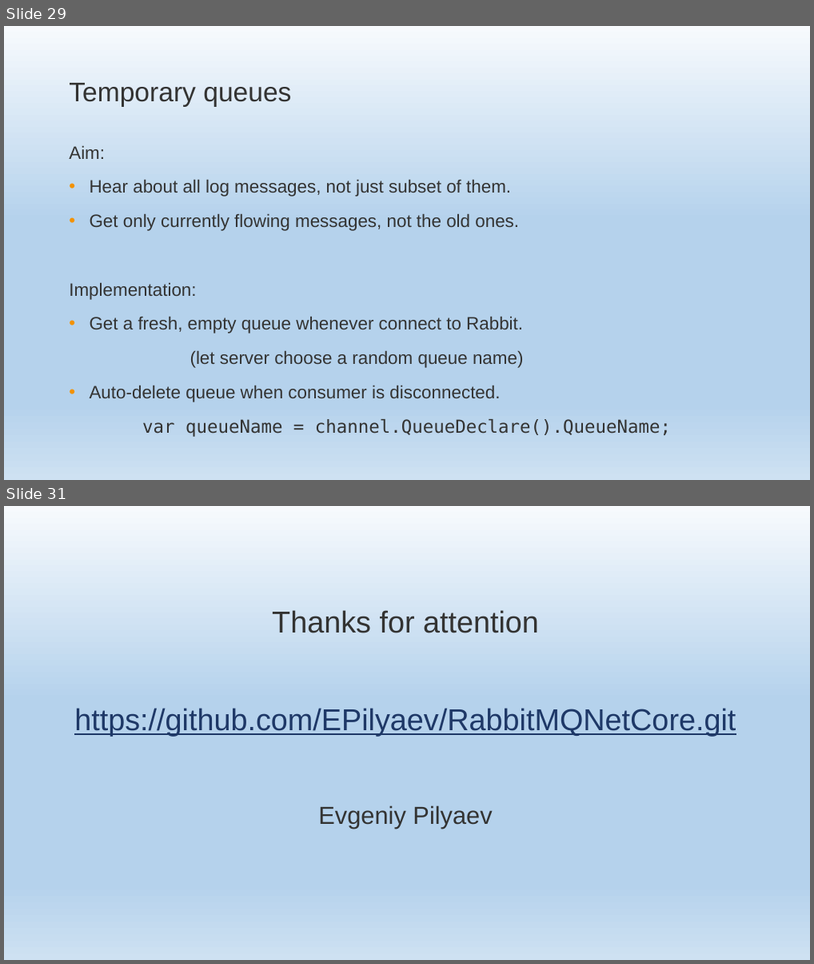
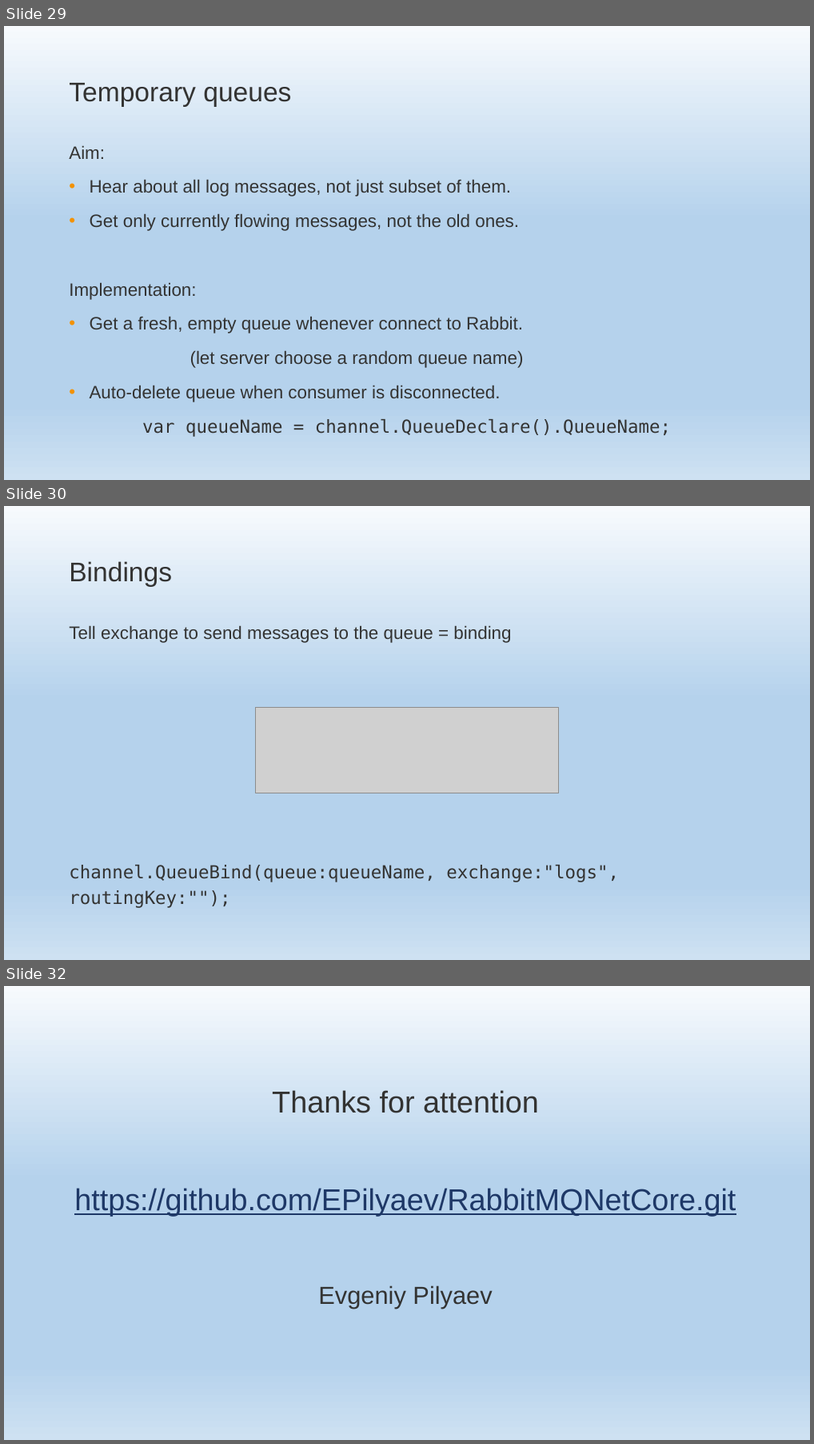
Before and after one commit to EPilyaev/RabbitMQNetCore, a slide deck: RabbitMQNetCore.pptm. Shown one above the other, each under a label of ours: slides 29 and 31 before the commit, slides 29, 30 and 32 after it; the slides between them are not shown. The pictures are 814x964 and 814x1444 pixels, drawn with LibreOffice and Linux fonts; fonts in the diff are those of the drawing; grey boxes stand for pictures; background and template pictures are left out. Boxes give left, top, right and bottom in pixels: in the first picture for what was removed or moved away, otherwise in the second. Text is boxed around its words. In the diff, an @@ line names an element or a change of style, - is before the commit and + after.

Commit message:
Add bindings slide

```diff
--- a/RabbitMQNetCore.pptm
+++ b/RabbitMQNetCore.pptm
@@ slide 30 added at [4,506,810,960], background gradient #F7FAFD to #B5D2EC to #CEE1F2 @@
@@ title added at [69,561,172,586], 48 pt, text #333332 @@
+Bindings
@@ text added at [69,625,619,908], 32 pt, text #333332 @@
+Tell exchange to send messages to the queue = binding
+channel.QueueBind(queue:queueName, exchange:"logs", routingKey:"");
@@ picture added at [255,707,558,792] @@
@@ what was slide 31 is now slide 32 @@
```
Also in this commit, not shown: 1 slide changed.
